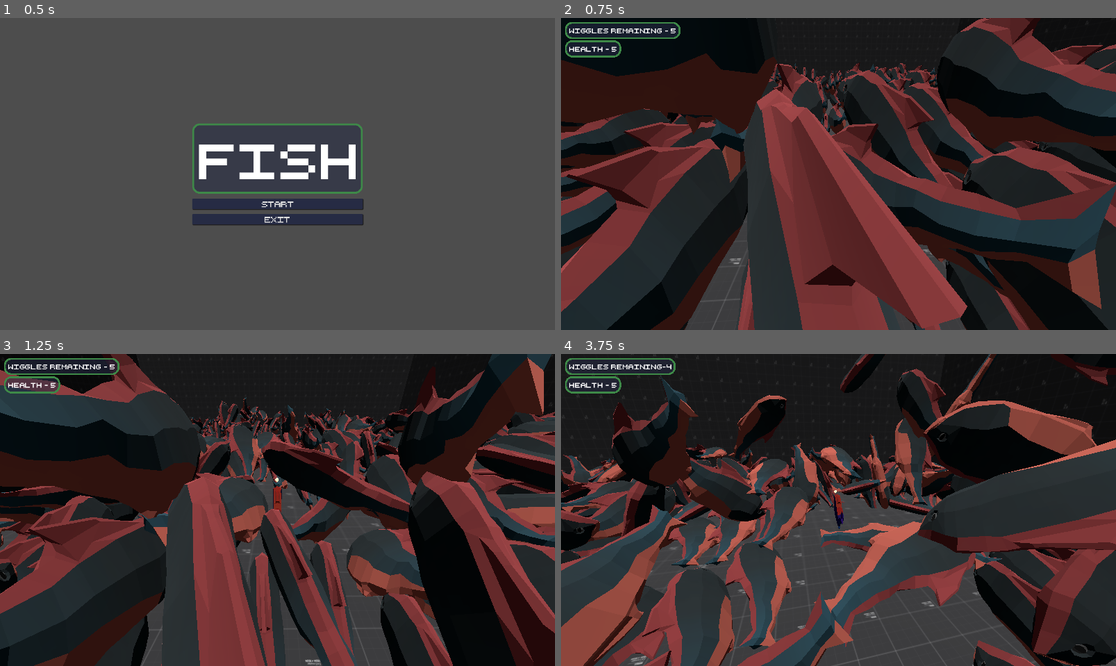
Above: before the commit, frames 1-4 (two rows, left to right).
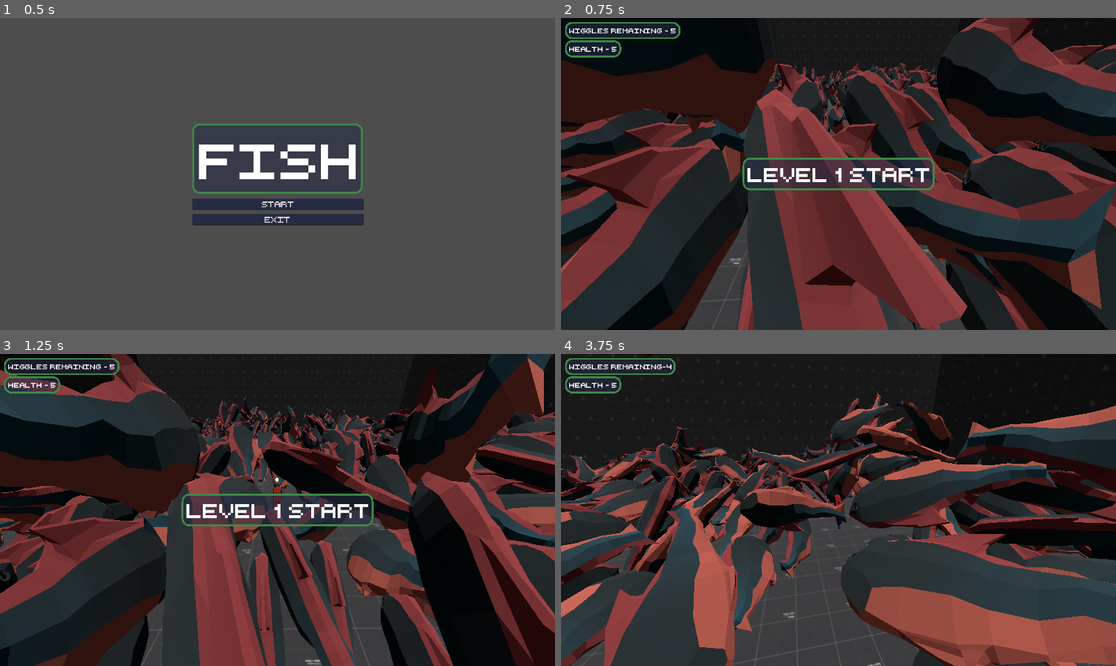
Above: after the commit, the same moments.

Repository: jamethy/fish-4
Game: Godot game, scene res://UI/main_menu.tscn
Same seed, same stepped clock (60 frames per second), same inputs: the game is played once before the commit and once after it. Sound files missing from this copy of the repository are replaced by a short silence.
Inputs (mouse positions are in pixels of both pictures, inside the frame that each line leads up to):
- Up to frame 1 (0.5 s): no input
- Up to frame 2 (0.75 s): click "Start" at 0.5 s
- Up to frame 3 (1.25 s): no input
- Up to frame 4 (3.75 s): tap Enter (ui_accept) at 1.25, 1.52, 2.27 s; move the mouse to (866, 510) at 1.27 s; hold W (Forward) from 1.28 s (still down); tap Q (Bubble) at 1.35, 2.85 s; move the mouse to (810, 510) at 2.02 s; tap Space (Burst) at 2.1, 3.6 s; move the mouse to (849, 503) at 2.77 s; move the mouse to (832, 516) at 3.52 s

Frame 1 is identical in both runs. In frame 2, 2.9% of the frame differs, in the area x 32-68%, y 44-56%; in frame 3, 2.4%; in frame 4, 53%, in the area x 0-100%, y 0-100%.
Error before the commit: Invalid assignment of property or key 'text' with value of type 'String' on a base object of type 'null instance'. (res://LevelStartDisplay.gd:5)

Commit message:
fix: start game

Diff:
--- a/LevelStartDisplay.gd
+++ b/LevelStartDisplay.gd
@@ -2,7 +2,7 @@
 
 
 func show_for_level_start(level: int):
-	$CenterContainer/VBoxContainer/LevelStartLabel.text = "LEVEL %d START" % level
+	$CenterContainer/LevelStartLabel.text = "LEVEL %d START" % level
 	visible = true
 	$Timer.start()
 
Not shown: 1 places in UI/main_menu.tscn that only renumber resources
Not shown: 1 places in game.tscn that only renumber resources
